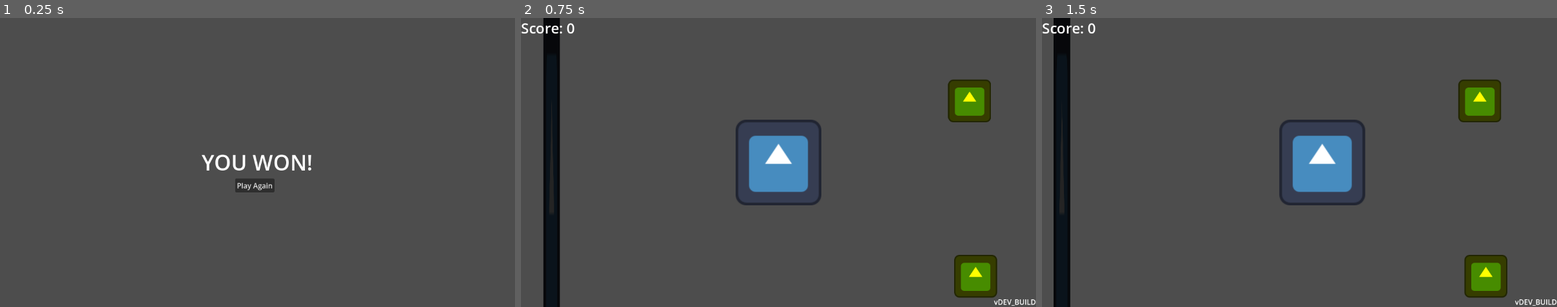
Above: before the commit, frames 1-3 (left to right).
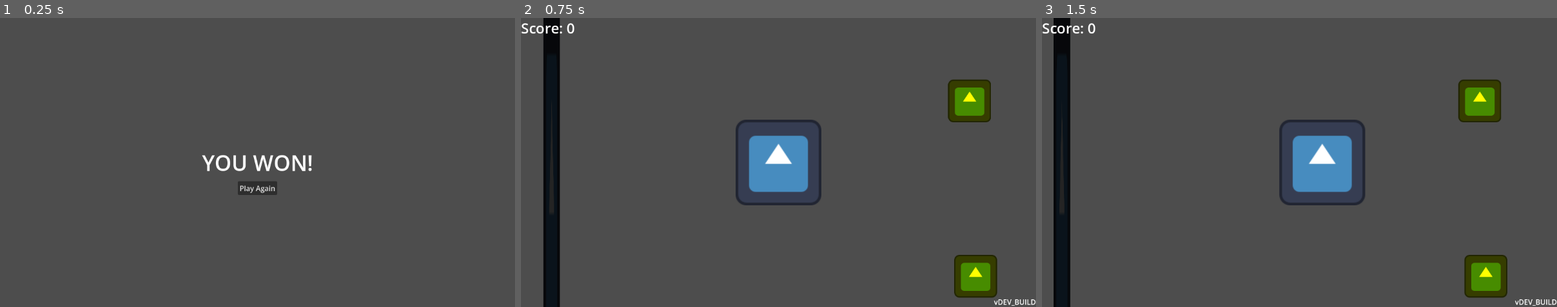
Above: after the commit, the same moments.

Repository: JulianGrey/godot_test
Game: Godot game, scene res://WinScreen.tscn
Same seed, same stepped clock (60 frames per second), same inputs: the game is played once before the commit and once after it. This scene is started directly instead of the project's main scene. The engine's default icon, where the game draws it, is replaced by a stand-in: a white triangle on a blue panel in a dark square.
Inputs:
- Up to frame 1 (0.25 s): no input
- Up to frame 2 (0.75 s): click "Play Again" at 0.5 s
- Up to frame 3 (1.5 s): tap Enter at 1.25 s; hold D (move_right) from 1.28 s (still down)

The runs differ from the first frame. In frame 1, 0.6% of the frame differs, in the area x 39-61%, y 47-62%; in frame 2, nothing differs; in frame 3, nothing differs.

Commit message:
Anchor WinScreen UI to center of screen

Diff:
--- a/WinScreen.tscn
+++ b/WinScreen.tscn
@@ -15,20 +15,36 @@
 script = ExtResource("1_a03an")
 
 [node name="Label" type="Label" parent="." unique_id=1828876612]
-layout_mode = 0
-offset_right = 1151.0
-offset_bottom = 648.0
+layout_mode = 1
+anchors_preset = 8
+anchor_left = 0.5
+anchor_top = 0.5
+anchor_right = 0.5
+anchor_bottom = 0.5
+offset_left = -124.0
+offset_top = -33.5
+offset_right = 124.0
+offset_bottom = 33.5
+grow_horizontal = 2
+grow_vertical = 2
 text = "YOU WON!"
 label_settings = SubResource("LabelSettings_ok131")
 horizontal_alignment = 1
 vertical_alignment = 1
 
-[node name="Button" type="Button" parent="." unique_id=2118498278]
-layout_mode = 0
-offset_left = 526.0
-offset_top = 360.0
-offset_right = 614.0
-offset_bottom = 391.0
+[node name="Button" type="Button" parent="Label" unique_id=2118498278]
+layout_mode = 1
+anchors_preset = 8
+anchor_left = 0.5
+anchor_top = 0.5
+anchor_right = 0.5
+anchor_bottom = 0.5
+offset_left = -44.0
+offset_top = 41.5
+offset_right = 44.0
+offset_bottom = 72.5
+grow_horizontal = 2
+grow_vertical = 2
 text = "Play Again"
 
-[connection signal="pressed" from="Button" to="." method="_on_button_pressed"]
+[connection signal="pressed" from="Label/Button" to="." method="_on_button_pressed"]
